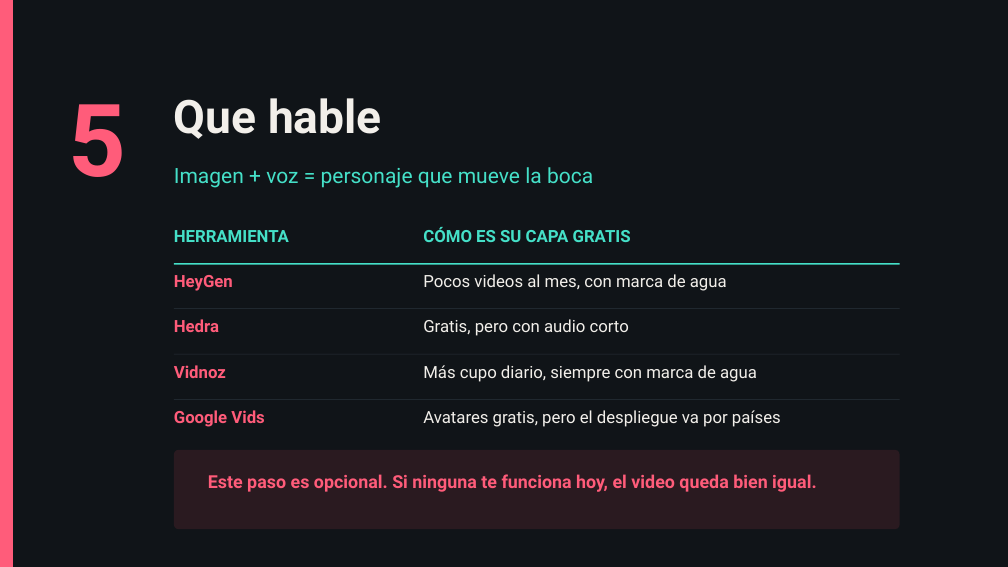
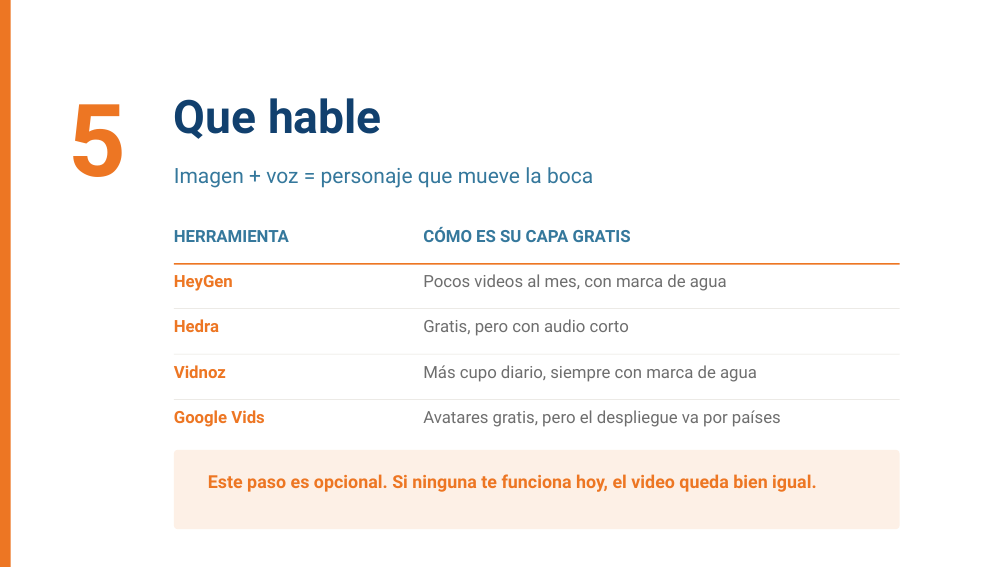
Before and after one commit to BioAITeamLearning/IntroInfo_2026_02_Ucaldas, a slide deck: slide 11 of _static/sesion06/S06_audio_imagen_video.pptx. Drawn at 1008x567 pixels with LibreOffice and Linux fonts; fonts in the diff are those of the drawing. Boxes give left, top, right and bottom in pixels: in the first picture for what was removed or moved away, otherwise in the second. Text is boxed around its words. In the diff, an @@ line names an element or a change of style, - is before the commit and + after.

```diff
--- a/_static/sesion06/S06_audio_imagen_video.pptx
+++ b/_static/sesion06/S06_audio_imagen_video.pptx
@@ background #101418 to #FFFFFF @@
@@ rectangle at bbox=[0, 0, 11, 567]: fill #FF5C7A to #ED7623 @@
@@ text "Que hable" at bbox=[174, 98, 382, 139]: text colour #F2EFEA to #11406E @@
@@ text colour #45E0C8 to #35789C in 3 elements at bbox=[174, 167, 593, 188], bbox=[174, 230, 289, 242], bbox=[423, 227, 631, 242] @@
@@ rectangle at bbox=[174, 263, 900, 265]: fill #45E0C8 to #ED7623 @@
@@ fill #2A333C to #E3E0DA in 3 elements at bbox=[174, 309, 900, 309], bbox=[174, 354, 900, 355], bbox=[174, 399, 900, 400] @@
@@ text colour #F2EFEA to #6E6E6E in 4 elements at bbox=[423, 274, 727, 291], bbox=[423, 319, 629, 336], bbox=[423, 365, 757, 382], bbox=[423, 410, 781, 427] @@
@@ rounded rectangle at bbox=[174, 450, 900, 529]: fill #2A1A20 to #FDF0E6; proportions changed @@
@@ text colour #FF5C7A to #ED7623 in 6 elements at bbox=[68, 104, 126, 177], bbox=[174, 275, 233, 291], bbox=[174, 319, 219, 332], bbox=[174, 365, 226, 378], bbox=[174, 410, 264, 427], bbox=[208, 474, 816, 492] @@
```
Also in this commit, not shown: 14 other slides changed, 5 other files.
